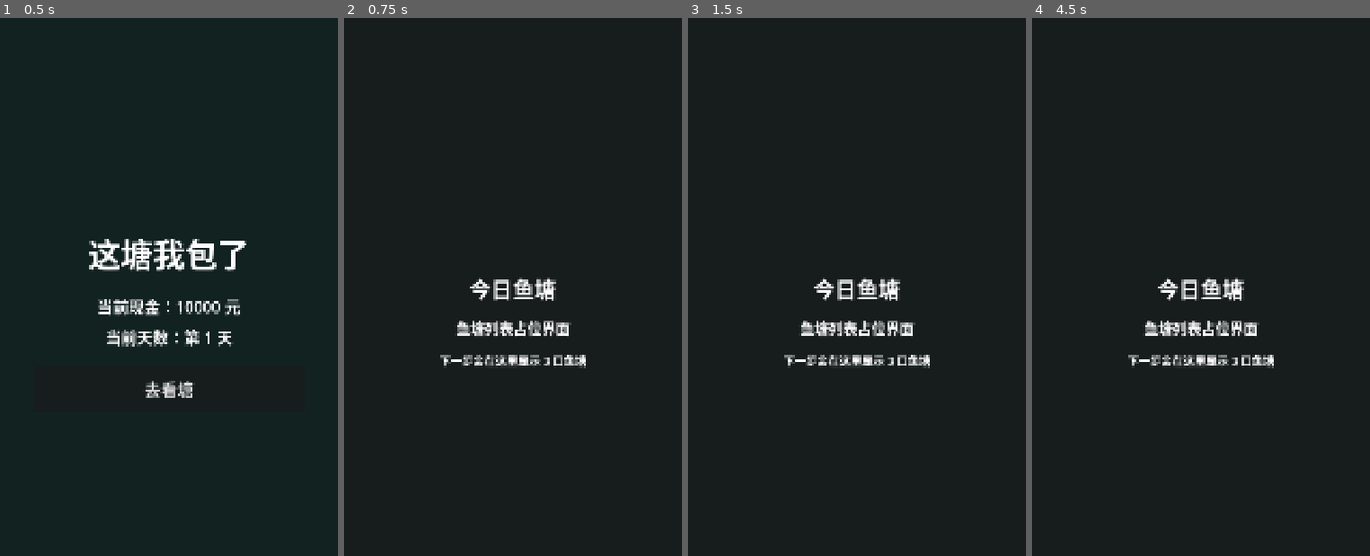
Above: before the commit, frames 1-4 (left to right).
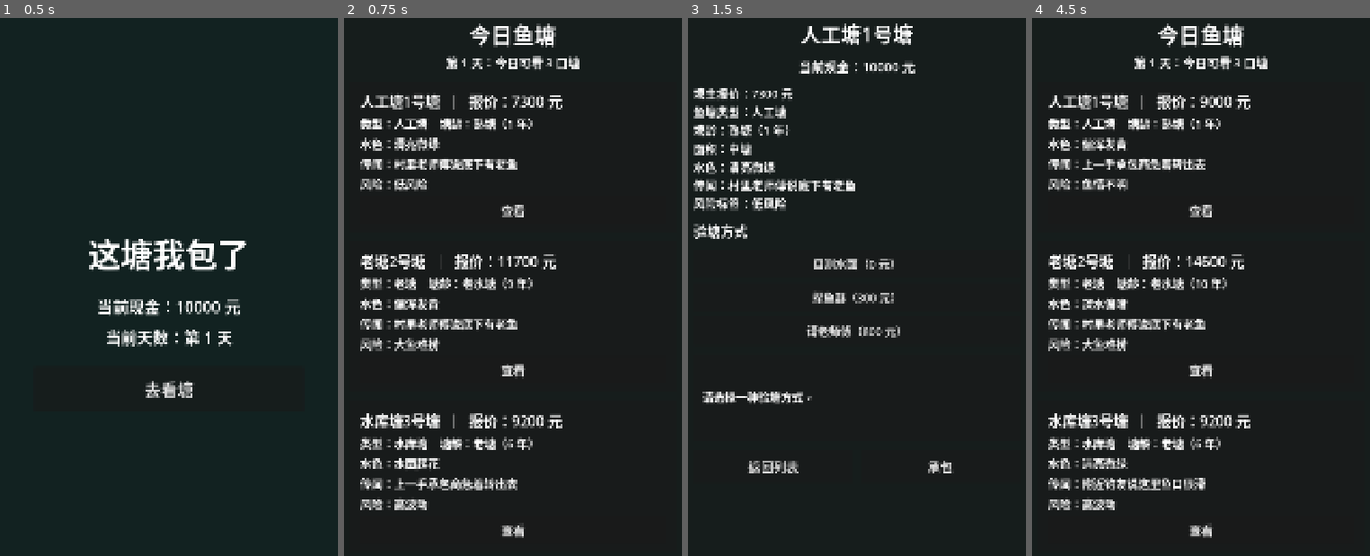
Above: after the commit, the same moments.

Repository: shawnlee6701/fishpond
Game: Godot game, scene res://scenes/Main.tscn
Two runs of this game, one before a commit and one after it. Both use one fixed random seed, a clock stepped at 60 frames per second and the inputs below.
Inputs (mouse positions are in pixels of both pictures, inside the frame that each line leads up to):
- Up to frame 1 (0.5 s): no input
- Up to frame 2 (0.75 s): click "去看塘" at 0.5 s
- Up to frame 3 (1.5 s): click (857, 211) at 1.25 s, where only the run after the commit has a clickable "查看"
- Up to frame 4 (4.5 s): click (1201, 265) at 2 s, where only the run after the commit has a clickable "目测水面（0 元）"; click (1201, 297) at 2.75 s, where only the run after the commit has a clickable "探鱼器（300 元）"; click (1201, 330) at 3.5 s, where only the run after the commit has a clickable "请老师傅（800 元）"; click (1116, 464) at 4.25 s, where only the run after the commit has a clickable "返回列表"

Frame 1 is identical in both runs. In frame 2, 12% of the frame differs, in the area x 4-72%, y 1-97%; in frame 3, 7.8%; in frame 4, 12%.

Commit message:
Implement pond list and detail screens

Diff:
--- a/scenes/PondDetail.tscn
+++ b/scenes/PondDetail.tscn
@@ -1,4 +1,6 @@
-[gd_scene format=3]
+[gd_scene load_steps=2 format=3]
+
+[ext_resource type="Script" path="res://scripts/pond_detail.gd" id="1_pond_detail"]
 
 [node name="PondDetail" type="Control"]
 layout_mode = 3
@@ -7,20 +9,89 @@
 anchor_bottom = 1.0
 grow_horizontal = 2
 grow_vertical = 2
+script = ExtResource("1_pond_detail")
 
-[node name="Label" type="Label" parent="."]
+[node name="Panel" type="PanelContainer" parent="."]
 layout_mode = 1
-anchors_preset = 8
-anchor_left = 0.5
-anchor_top = 0.5
-anchor_right = 0.5
-anchor_bottom = 0.5
-offset_left = -240.0
-offset_top = -40.0
-offset_right = 240.0
-offset_bottom = 40.0
+anchors_preset = 15
+anchor_right = 1.0
+anchor_bottom = 1.0
+offset_left = 72.0
+offset_top = 120.0
+offset_right = -72.0
+offset_bottom = -120.0
 grow_horizontal = 2
 grow_vertical = 2
-theme_override_font_sizes/font_size = 42
-text = "鱼塘详情占位"
+
+[node name="Margin" type="MarginContainer" parent="Panel"]
+layout_mode = 2
+theme_override_constants/margin_left = 32
+theme_override_constants/margin_top = 32
+theme_override_constants/margin_right = 32
+theme_override_constants/margin_bottom = 32
+
+[node name="Content" type="VBoxContainer" parent="Panel/Margin"]
+layout_mode = 2
+theme_override_constants/separation = 24
+
+[node name="TitleLabel" type="Label" parent="Panel/Margin/Content"]
+layout_mode = 2
+theme_override_font_sizes/font_size = 54
+text = "鱼塘详情"
 horizontal_alignment = 1
+
+[node name="CashLabel" type="Label" parent="Panel/Margin/Content"]
+layout_mode = 2
+theme_override_font_sizes/font_size = 34
+text = "当前现金：10000 元"
+horizontal_alignment = 1
+
+[node name="InfoLabel" type="Label" parent="Panel/Margin/Content"]
+layout_mode = 2
+theme_override_font_sizes/font_size = 31
+text = "鱼塘信息"
+autowrap_mode = 2
+
+[node name="InspectionTitle" type="Label" parent="Panel/Margin/Content"]
+layout_mode = 2
+theme_override_font_sizes/font_size = 36
+text = "验塘方式"
+
+[node name="InspectionButtons" type="VBoxContainer" parent="Panel/Margin/Content"]
+layout_mode = 2
+theme_override_constants/separation = 14
+
+[node name="ResultPanel" type="PanelContainer" parent="Panel/Margin/Content"]
+custom_minimum_size = Vector2(0, 230)
+layout_mode = 2
+
+[node name="Margin" type="MarginContainer" parent="Panel/Margin/Content/ResultPanel"]
+layout_mode = 2
+theme_override_constants/margin_left = 22
+theme_override_constants/margin_top = 22
+theme_override_constants/margin_right = 22
+theme_override_constants/margin_bottom = 22
+
+[node name="ResultLabel" type="Label" parent="Panel/Margin/Content/ResultPanel/Margin"]
+layout_mode = 2
+theme_override_font_sizes/font_size = 30
+text = "请选择一种验塘方式。"
+autowrap_mode = 2
+
+[node name="ActionRow" type="HBoxContainer" parent="Panel/Margin/Content"]
+layout_mode = 2
+theme_override_constants/separation = 20
+
+[node name="BackButton" type="Button" parent="Panel/Margin/Content/ActionRow"]
+custom_minimum_size = Vector2(0, 90)
+layout_mode = 2
+size_flags_horizontal = 3
+theme_override_font_sizes/font_size = 34
+text = "返回列表"
+
+[node name="ContractButton" type="Button" parent="Panel/Margin/Content/ActionRow"]
+custom_minimum_size = Vector2(0, 90)
+layout_mode = 2
+size_flags_horizontal = 3
+theme_override_font_sizes/font_size = 34
+text = "承包"
--- a/scenes/PondList.tscn
+++ b/scenes/PondList.tscn
@@ -1,4 +1,6 @@
-[gd_scene format=3]
+[gd_scene load_steps=2 format=3]
+
+[ext_resource type="Script" path="res://scripts/pond_list.gd" id="1_pond_list"]
 
 [node name="PondList" type="Control"]
 layout_mode = 3
@@ -7,6 +9,7 @@
 anchor_bottom = 1.0
 grow_horizontal = 2
 grow_vertical = 2
+script = ExtResource("1_pond_list")
 
 [node name="Panel" type="PanelContainer" parent="."]
 layout_mode = 1
@@ -20,25 +23,38 @@
 grow_horizontal = 2
 grow_vertical = 2
 
-[node name="Content" type="VBoxContainer" parent="Panel"]
+[node name="Margin" type="MarginContainer" parent="Panel"]
 layout_mode = 2
-theme_override_constants/separation = 36
-alignment = 1
+theme_override_constants/margin_left = 32
+theme_override_constants/margin_top = 32
+theme_override_constants/margin_right = 32
+theme_override_constants/margin_bottom = 32
 
-[node name="Title" type="Label" parent="Panel/Content"]
+[node name="Content" type="VBoxContainer" parent="Panel/Margin"]
+layout_mode = 2
+theme_override_constants/separation = 28
+
+[node name="Header" type="VBoxContainer" parent="Panel/Margin/Content"]
+layout_mode = 2
+theme_override_constants/separation = 8
+
+[node name="Title" type="Label" parent="Panel/Margin/Content/Header"]
 layout_mode = 2
 theme_override_font_sizes/font_size = 58
 text = "今日鱼塘"
 horizontal_alignment = 1
 
-[node name="Placeholder" type="Label" parent="Panel/Content"]
+[node name="DayLabel" type="Label" parent="Panel/Margin/Content/Header"]
 layout_mode = 2
-theme_override_font_sizes/font_size = 38
-text = "鱼塘列表占位界面"
+theme_override_font_sizes/font_size = 32
+text = "第 1 天：今日可看 3 口塘"
 horizontal_alignment = 1
 
-[node name="Hint" type="Label" parent="Panel/Content"]
+[node name="Scroll" type="ScrollContainer" parent="Panel/Margin/Content"]
 layout_mode = 2
-theme_override_font_sizes/font_size = 30
-text = "下一步会在这里显示 3 口鱼塘"
-horizontal_alignment = 1
+size_flags_vertical = 3
+
+[node name="CardList" type="VBoxContainer" parent="Panel/Margin/Content/Scroll"]
+layout_mode = 2
+size_flags_horizontal = 3
+theme_override_constants/separation = 24
--- a/scripts/main.gd
+++ b/scripts/main.gd
@@ -1,6 +1,4 @@
 extends Control
-
-const POND_LIST_SCENE := preload("res://scenes/PondList.tscn")
 
 @onready var main_menu: Control = $MainMenu
 @onready var screen_container: Control = $ScreenContainer
@@ -21,4 +19,4 @@
 func _on_go_pond_pressed() -> void:
 	main_menu.visible = false
 	screen_container.visible = true
-	UIController.replace_screen(screen_container, POND_LIST_SCENE.instantiate())
+	UIController.show_pond_list(screen_container, game_state)
--- /dev/null
+++ b/scripts/pond_detail.gd
@@ -0,0 +1,71 @@
+extends Control
+
+const DataLoaderScript := preload("res://scripts/data_loader.gd")
+
+@onready var title_label: Label = $Panel/Margin/Content/TitleLabel
+@onready var cash_label: Label = $Panel/Margin/Content/CashLabel
+@onready var info_label: Label = $Panel/Margin/Content/InfoLabel
+@onready var inspection_buttons: VBoxContainer = $Panel/Margin/Content/InspectionButtons
+@onready var result_label: Label = $Panel/Margin/Content/ResultPanel/Margin/ResultLabel
+@onready var contract_button: Button = $Panel/Margin/Content/ActionRow/ContractButton
+@onready var back_button: Button = $Panel/Margin/Content/ActionRow/BackButton
+
+var game_state: GameState
+var screen_container: Control
+var tools: Array = []
+
+func setup(next_game_state: GameState, next_screen_container: Control) -> void:
+	game_state = next_game_state
+	screen_container = next_screen_container
+
+func _ready() -> void:
+	if game_state == null:
+		game_state = GameState.new()
+
+	tools = DataLoaderScript.load_json(DataLoaderScript.TOOLS_PATH, [])
+	_render_detail()
+	_render_inspection_buttons()
+	contract_button.pressed.connect(_on_contract_pressed)
+	back_button.pressed.connect(_on_back_pressed)
+
+func _render_detail() -> void:
+	var pond := game_state.current_pond
+	title_label.text = str(pond.get("name", "未选择鱼塘"))
+	cash_label.text = "当前现金：%d 元" % game_state.cash
+	info_label.text = "\n".join([
+		"塘主报价：%d 元" % int(pond.get("quote_price", 0)),
+		"鱼塘类型：%s" % pond.get("pond_type_name", "-"),
+		"塘龄：%s（%d 年）" % [pond.get("age_label", "-"), int(pond.get("age_years", 0))],
+		"面积：%s" % pond.get("area_label", "-"),
+		"水色：%s" % pond.get("water_state", "-"),
+		"传闻：%s" % pond.get("rumor", "-"),
+		"风险标签：%s" % pond.get("risk_tag", "-")
+	])
+
+func _render_inspection_buttons() -> void:
+	for child in inspection_buttons.get_children():
+		child.queue_free()
+
+	for tool in tools:
+		var button := Button.new()
+		button.text = "%s（%d 元）" % [tool["name"], int(tool["cost"])]
+		button.custom_minimum_size = Vector2(0, 76)
+		button.add_theme_font_size_override("font_size", 30)
+		button.pressed.connect(_on_inspection_pressed.bind(tool))
+		inspection_buttons.add_child(button)
+
+func _on_inspection_pressed(tool: Dictionary) -> void:
+	var pond := game_state.current_pond
+	result_label.text = "%s：%s\n准确度：%d%%\n初步判断：%s，%s。" % [
+		tool["name"],
+		tool["description"],
+		int(float(tool["accuracy"]) * 100.0),
+		pond.get("water_state", "水色不明"),
+		pond.get("risk_tag", "风险未知")
+	]
+
+func _on_contract_pressed() -> void:
+	result_label.text = "承包功能将在下一步实现。"
+
+func _on_back_pressed() -> void:
+	UIController.show_pond_list(screen_container, game_state)
--- /dev/null
+++ b/scripts/pond_list.gd
@@ -0,0 +1,86 @@
+extends Control
+
+const PondGeneratorScript := preload("res://scripts/pond_generator.gd")
+
+@onready var day_label: Label = $Panel/Margin/Content/Header/DayLabel
+@onready var card_list: VBoxContainer = $Panel/Margin/Content/Scroll/CardList
+
+var game_state: GameState
+var screen_container: Control
+
+func setup(next_game_state: GameState, next_screen_container: Control) -> void:
+	game_state = next_game_state
+	screen_container = next_screen_container
+
+func _ready() -> void:
+	if game_state == null:
+		game_state = GameState.new()
+
+	_render_ponds()
+
+func _render_ponds() -> void:
+	var generator := PondGeneratorScript.new()
+	var ponds := generator.generate_daily_ponds(game_state.day)
+	day_label.text = "第 %d 天：今日可看 3 口塘" % game_state.day
+
+	for child in card_list.get_children():
+		child.queue_free()
+
+	for pond in ponds:
+		card_list.add_child(_create_pond_card(pond))
+
+func _create_pond_card(pond: Dictionary) -> PanelContainer:
+	var card := PanelContainer.new()
+	card.custom_minimum_size = Vector2(0, 330)
+
+	var margin := MarginContainer.new()
+	margin.name = "Margin"
+	margin.add_theme_constant_override("margin_left", 28)
+	margin.add_theme_constant_override("margin_top", 24)
+	margin.add_theme_constant_override("margin_right", 28)
+	margin.add_theme_constant_override("margin_bottom", 24)
+	card.add_child(margin)
+
+	var content := VBoxContainer.new()
+	content.name = "Content"
+	content.add_theme_constant_override("separation", 10)
+	margin.add_child(content)
+
+	var title := Label.new()
+	title.text = "%s  ｜  报价：%d 元" % [pond["name"], pond["quote_price"]]
+	title.add_theme_font_size_override("font_size", 38)
+	content.add_child(title)
+
+	var info := Label.new()
+	info.text = "类型：%s    塘龄：%s（%d 年）" % [pond["pond_type_name"], pond["age_label"], pond["age_years"]]
+	info.add_theme_font_size_override("font_size", 30)
+	content.add_child(info)
+
+	var water := Label.new()
+	water.text = "水色：%s" % pond["water_state"]
+	water.add_theme_font_size_override("font_size", 30)
+	content.add_child(water)
+
+	var rumor := Label.new()
+	rumor.text = "传闻：%s" % pond["rumor"]
+	rumor.autowrap_mode = TextServer.AUTOWRAP_WORD_SMART
+	rumor.add_theme_font_size_override("font_size", 30)
+	content.add_child(rumor)
+
+	var risk := Label.new()
+	risk.text = "风险：%s" % pond["risk_tag"]
+	risk.add_theme_font_size_override("font_size", 30)
+	content.add_child(risk)
+
+	var view_button := Button.new()
+	view_button.name = "ViewButton"
+	view_button.text = "查看"
+	view_button.custom_minimum_size = Vector2(0, 72)
+	view_button.add_theme_font_size_override("font_size", 32)
+	view_button.pressed.connect(_on_view_pressed.bind(pond))
+	content.add_child(view_button)
+
+	return card
+
+func _on_view_pressed(pond: Dictionary) -> void:
+	UIController.show_pond_detail(screen_container, game_state, pond)
--- a/scripts/ui_controller.gd
+++ b/scripts/ui_controller.gd
@@ -1,5 +1,8 @@
 extends RefCounted
 class_name UIController
+
+const POND_LIST_SCENE := preload("res://scenes/PondList.tscn")
+const POND_DETAIL_SCENE := preload("res://scenes/PondDetail.tscn")
 
 static func replace_screen(container: Control, next_screen: Control) -> void:
 	for child in container.get_children():
@@ -7,3 +10,14 @@
 
 	container.add_child(next_screen)
 	next_screen.set_anchors_preset(Control.PRESET_FULL_RECT)
+
+static func show_pond_list(container: Control, game_state: GameState) -> void:
+	var screen := POND_LIST_SCENE.instantiate()
+	screen.setup(game_state, container)
+	replace_screen(container, screen)
+
+static func show_pond_detail(container: Control, game_state: GameState, pond: Dictionary) -> void:
+	game_state.current_pond = pond
+	var screen := POND_DETAIL_SCENE.instantiate()
+	screen.setup(game_state, container)
+	replace_screen(container, screen)
